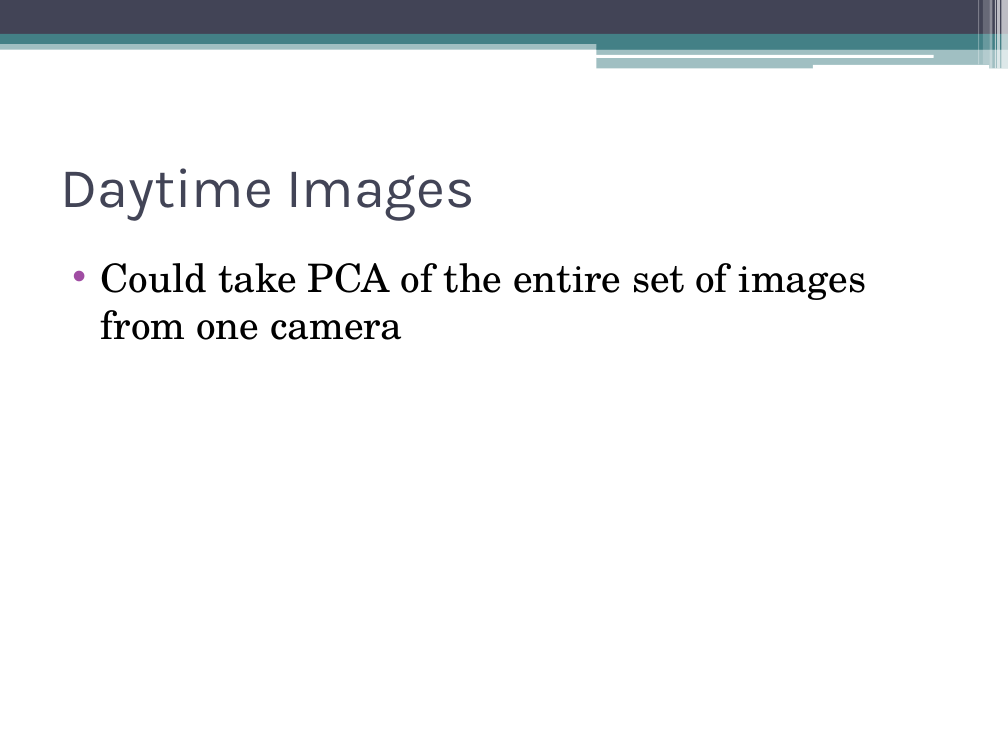
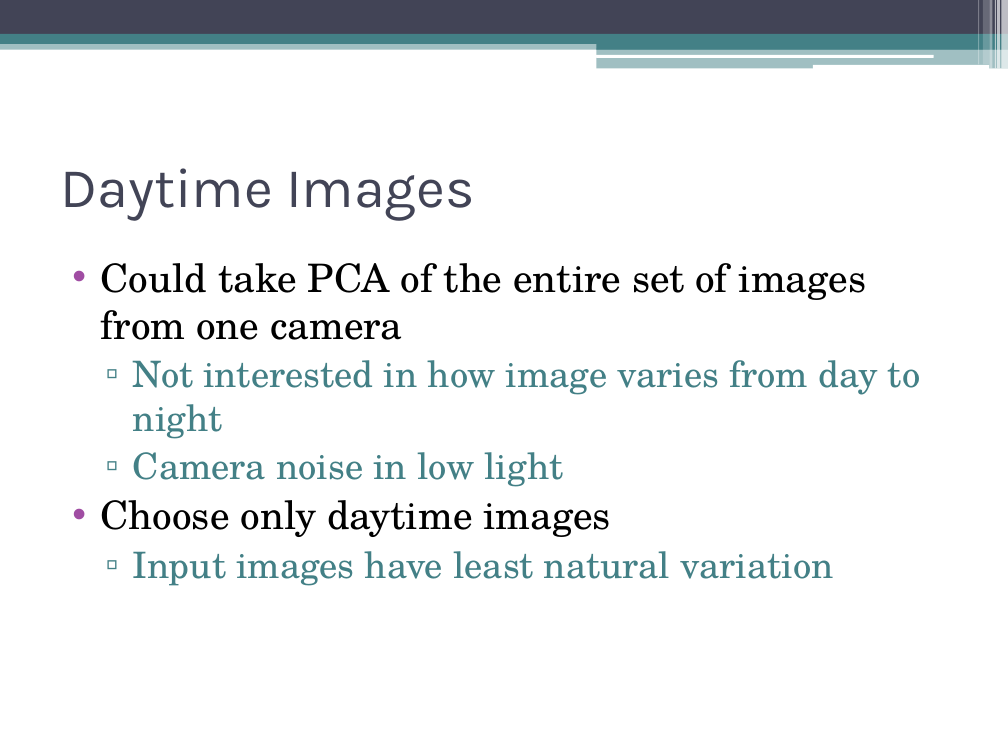
Before and after one commit to dyross/davidrossmastersproject, a slide deck: slide 17 of mastersProject/presentation/visualizationToolsForWebcams.pptx (slide 16 before the commit). Drawn at 1008x756 pixels with LibreOffice and Linux fonts; fonts in the diff are those of the drawing. Boxes give left, top, right and bottom in pixels: in the first picture for what was removed or moved away, otherwise in the second. Text is boxed around its words. In the diff, an @@ line names an element or a change of style, - is before the commit and + after.

Commit message:
slides

```diff
--- a/mastersProject/presentation/visualizationToolsForWebcams.pptx
+++ b/mastersProject/presentation/visualizationToolsForWebcams.pptx
@@ text at (101, 360, 920, 586): paragraphs added @@
+  ▫ Not interested in how image varies from day to night
+  ▫ Camera noise in low light
+• Choose only daytime images
+  ▫ Input images have least natural variation
```
Also in this commit, not shown: 6 other slides changed, 9 slides added, 6 slides removed, 8 other files.
